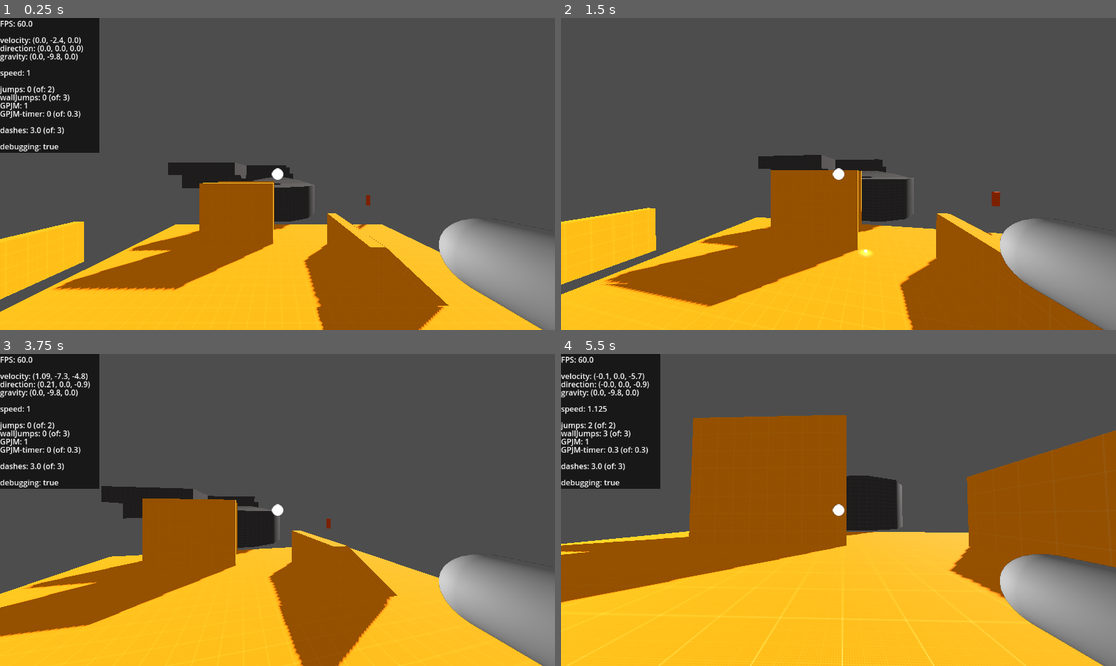
Above: before the commit, frames 1-4 (two rows, left to right).
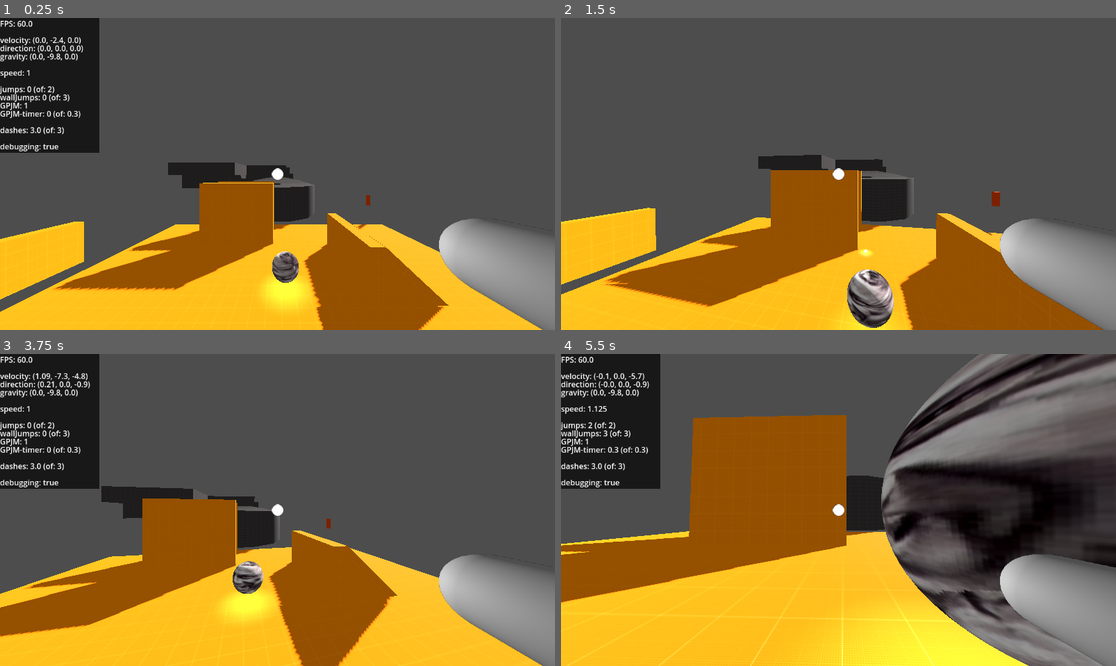
Above: after the commit, the same moments.

Repository: SebastianSchneiderbauer/3DMiami
Game: Godot game, scene res://world/scenes/world.tscn
Same seed, same stepped clock (60 frames per second), same inputs: the game is played once before the commit and once after it.
Inputs (mouse positions are in pixels of both pictures, inside the frame that each line leads up to):
- Up to frame 1 (0.25 s): no input
- Up to frame 2 (1.5 s): tap Enter (ui_accept) at 0.5, 0.77 s; move the mouse to (866, 174) at 0.52 s; hold Up (ui_up) from 0.53 s (still down); tap F (F) at 0.6 s; move the mouse to (810, 174) at 1.27 s; tap Ctrl (ctrl) at 1.35 s
- Up to frame 3 (3.75 s): keep holding Up (ui_up); tap Enter (ui_accept) at 1.52, 3.02 s; move the mouse to (288, 503) at 2.02 s; press the mouse at (288, 503) at 2.03 s; move the mouse to (271, 516) at 2.77 s; release the mouse at (271, 516) at 2.78 s; tap Shift (shift) at 2.85 s; move the mouse to (316, 513) at 3.52 s; tap F (F) at 3.6 s
- Up to frame 4 (5.5 s): keep holding Up (ui_up); tap Enter (ui_accept) at 3.77, 4.52 s; move the mouse to (794, 506) at 4.27 s; tap Ctrl (ctrl) at 4.35 s; move the mouse to (844, 510) at 5.02 s; press the mouse at (844, 510) at 5.03 s

The runs differ from the first frame. In frame 1, 1.0% of the frame differs, in the area x 47-56%, y 74-94%; in frame 2, 1.4%; in frame 3, 1.1%; in frame 4, 31%, in the area x 46-100%, y 0-100%.

Commit message:
added balls
basicly powerups that can have custom textures

Diff:
--- a/player/scenes/playerbody.tscn
+++ b/player/scenes/playerbody.tscn
@@ -41,7 +41,7 @@
 [node name="Camera3D" type="Camera3D" parent="."]
 process_mode = 3
 transform = Transform3D(1, 0, 0, 0, 1, 0, 0, 0, 1, 0, 1.69835, 0)
-cull_mask = 1
+cull_mask = 5
 script = ExtResource("3_b7c5l")
 
 [node name="SubViewportContainer" type="SubViewportContainer" parent="."]
--- /dev/null
+++ b/trigger-point/scenes/trigger_point.gd
@@ -0,0 +1,46 @@
+extends Area3D
+
+@export var turnSpeed: float
+@export var bobSpeed: float
+@export var bobHeight: float
+@export var scaling: float
+@export var glow:bool
+@export var texture: String
+
+var time = 0
+var mesh: MeshInstance3D
+var light: OmniLight3D
+var collisionShape: CollisionShape3D
+var baseposition: Vector3
+
+func _ready() -> void:
+	mesh = $MeshInstance3D
+	light = $OmniLight3D
+	collisionShape = $CollisionShape3D
+	baseposition = position
+
+	if texture:
+		var texture_path = "res://textures/" + texture
+		var loaded_texture = load(texture_path)
+		if loaded_texture and loaded_texture is Texture2D:
+			apply_texture_to_mesh(loaded_texture)
+
+func _process(delta: float) -> void:
+	time += delta
+	scale = Vector3(1, 1, 1) * scaling
+	if glow:
+		light.omni_range = 1.502 * scaling
+	else:
+		light.omni_range = 0
+	position = baseposition + Vector3(0, sin(time * bobSpeed) * bobHeight, 0)
+	rotation.y += turnSpeed * delta
+
+func apply_texture_to_mesh(texture: Texture2D) -> void:
+	if not mesh.mesh:
+		return
+
+	# Ensure a unique material is created for this instance
+	var new_material = StandardMaterial3D.new()
+	new_material.albedo_texture = texture
+	mesh.mesh = mesh.mesh.duplicate()
+	mesh.mesh.surface_set_material(0, new_material)
--- /dev/null
+++ b/trigger-point/scenes/trigger_point.tscn
@@ -0,0 +1,29 @@
+[gd_scene load_steps=5 format=3 uid="uid://d4bumkj5n6yv"]
+
+[ext_resource type="Script" uid="uid://bxsqs1eie3dp4" path="res://trigger-point/scenes/trigger_point.gd" id="1_83j3a"]
+
+[sub_resource type="StandardMaterial3D" id="StandardMaterial3D_624nt"]
+
+[sub_resource type="SphereMesh" id="SphereMesh_6bk0w"]
+material = SubResource("StandardMaterial3D_624nt")
+
+[sub_resource type="SphereShape3D" id="SphereShape3D_ji6yb"]
+
+[node name="trigger-point" type="Area3D"]
+collision_layer = 16777215
+collision_mask = 16777215
+script = ExtResource("1_83j3a")
+turnSpeed = 1.0
+bobSpeed = 3.0
+bobHeight = 0.25
+scaling = 2.0
+
+[node name="MeshInstance3D" type="MeshInstance3D" parent="."]
+layers = 4
+mesh = SubResource("SphereMesh_6bk0w")
+
+[node name="CollisionShape3D" type="CollisionShape3D" parent="."]
+shape = SubResource("SphereShape3D_ji6yb")
+
+[node name="OmniLight3D" type="OmniLight3D" parent="."]
+omni_range = 1.79144
--- a/world/scenes/world.tscn
+++ b/world/scenes/world.tscn
@@ -7,6 +7,7 @@
 [ext_resource type="PackedScene" uid="uid://b8hjhavrjd78m" path="res://debug/scenes/debug.tscn" id="4_7po43"]
 [ext_resource type="Script" uid="uid://chcgdl31802fn" path="res://debug/scripts/debug-show.gd" id="5_fo6v3"]
 [ext_resource type="ArrayMesh" uid="uid://bmuauchfm1rh8" path="res://models/v1.obj" id="6_ib4g0"]
+[ext_resource type="PackedScene" uid="uid://d4bumkj5n6yv" path="res://trigger-point/scenes/trigger_point.tscn" id="8_0sksf"]
 
 [sub_resource type="CanvasTexture" id="CanvasTexture_dhx0n"]
 
@@ -41,7 +42,9 @@
 
 [node name="DirectionalLight3D" type="DirectionalLight3D" parent="."]
 transform = Transform3D(-0.686898, -0.459003, 0.56346, -0.0868728, 0.82161, 0.563392, -0.721543, 0.338043, -0.604237, 16.9722, 0, -26.4996)
+light_cull_mask = 4293918727
 shadow_enabled = true
+shadow_caster_mask = 4293918721
 
 [node name="deathborder" type="Area3D" parent="."]
 
@@ -78,4 +81,10 @@
 [node name="CollisionShape3D" type="CollisionShape3D" parent="V1/StaticBody3D"]
 shape = SubResource("ConcavePolygonShape3D_k2p4n")
 
+[node name="trigger-point" parent="." instance=ExtResource("8_0sksf")]
+transform = Transform3D(1, 0, 0, 0, 1, 0, 0, 0, 1, 0.384815, 1.56875, 3.06549)
+turnSpeed = 3.0
+glow = true
+texture = "4.jpg"
+
 [connection signal="body_shape_entered" from="deathborder" to="playerbody" method="_on_deathborder_body_shape_entered"]
Binary file added: textures/tst.png
Not shown, added: textures/tst.png.import
Not shown, added: trigger-point/scenes/trigger_point.gd.uid
Not shown: 1 places in world/scenes/world.tscn that only renumber resources
